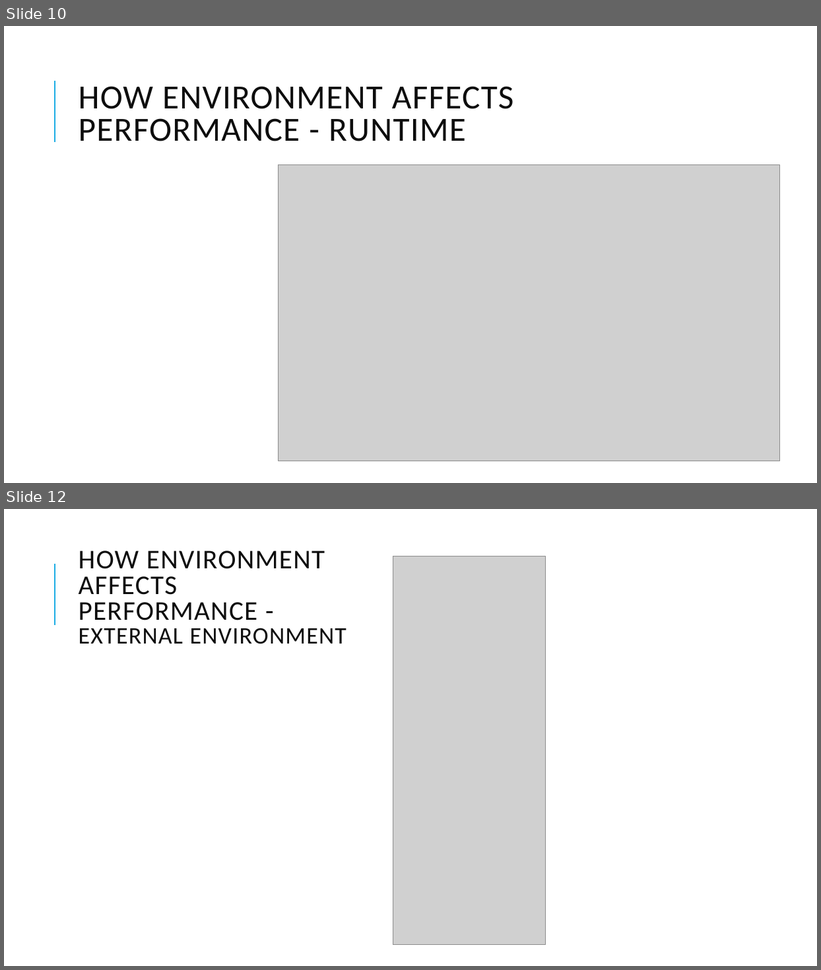
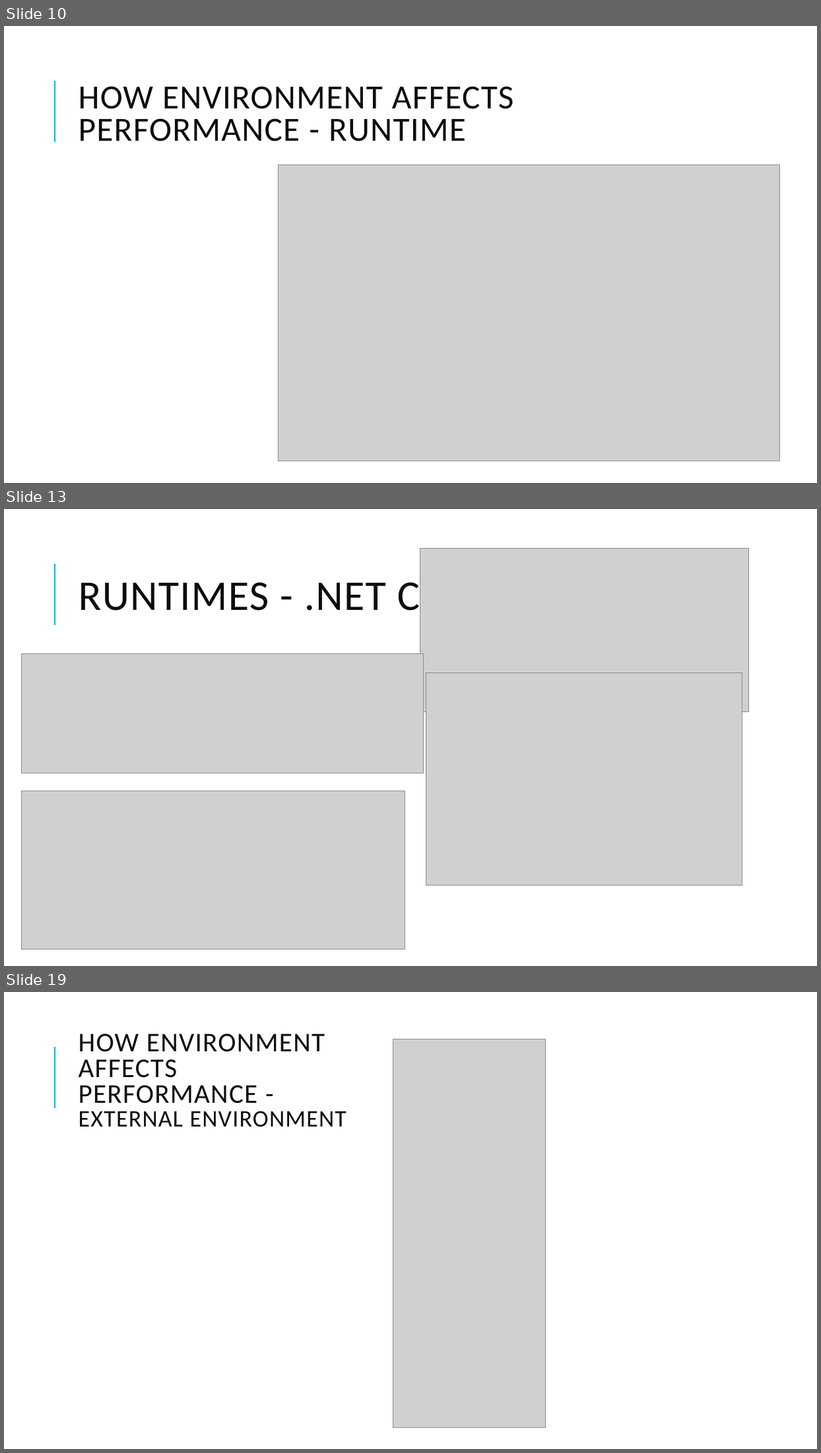
Before and after one commit to sheltertake/dotbench-workshop, a slide deck: intro.pptx. Shown one above the other, each under a label of ours: slides 10 and 12 before the commit, slides 10, 13 and 19 after it; the slides between them are not shown. The pictures are 821x970 and 821x1453 pixels, drawn with LibreOffice and Linux fonts; fonts in the diff are those of the drawing; grey boxes stand for pictures. Boxes give left, top, right and bottom in pixels: in the first picture for what was removed or moved away, otherwise in the second. Text is boxed around its words. In the diff, an @@ line names an element or a change of style, - is before the commit and + after.

```diff
--- a/intro.pptx
+++ b/intro.pptx
@@ slide 13 added at <box>4,509,817,966</box>, background #FFFFFF; not listed: 1 template element that a slide beside it also shows @@
@@ picture added at <box>420,548,748,712</box> @@
@@ title added at <box>79,574,494,620</box>, 50 pt, text #0D0D0D @@
+RUNTIMES - .NET CORE
@@ picture added at <box>22,654,424,774</box> @@
@@ picture added at <box>426,673,742,885</box> @@
@@ picture added at <box>22,791,405,949</box> @@
@@ what was slide 12 is now slide 19 @@
```
Also in this commit, not shown: 4 slides changed, 7 other slides added, 5 other files.
